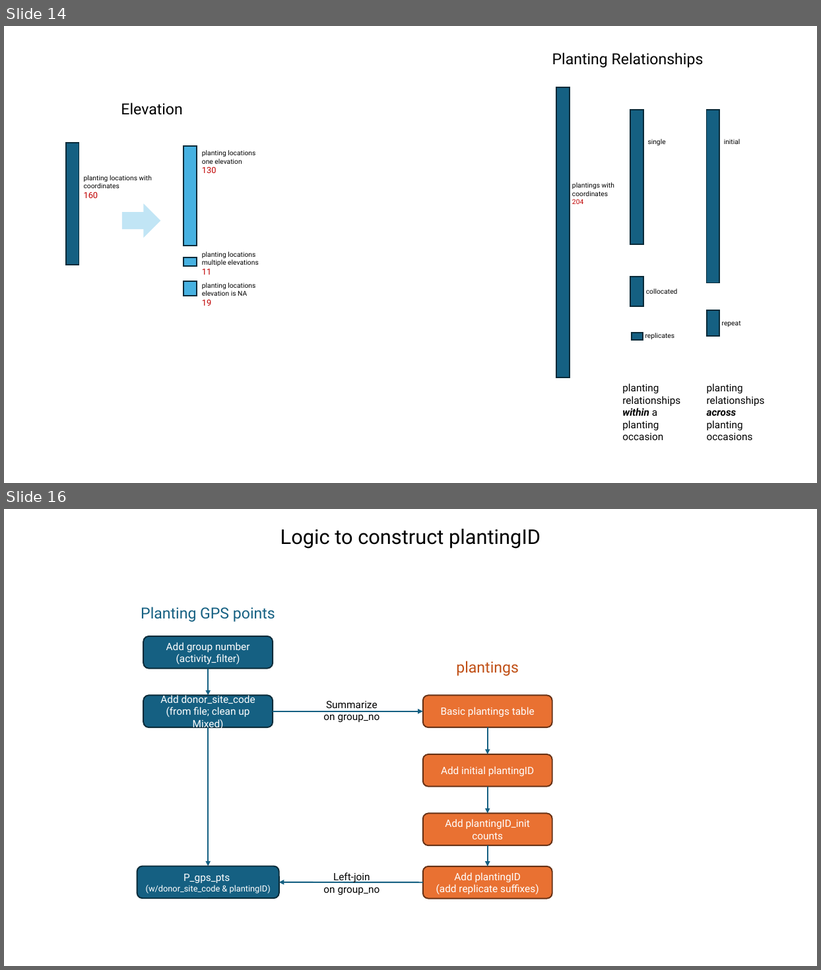
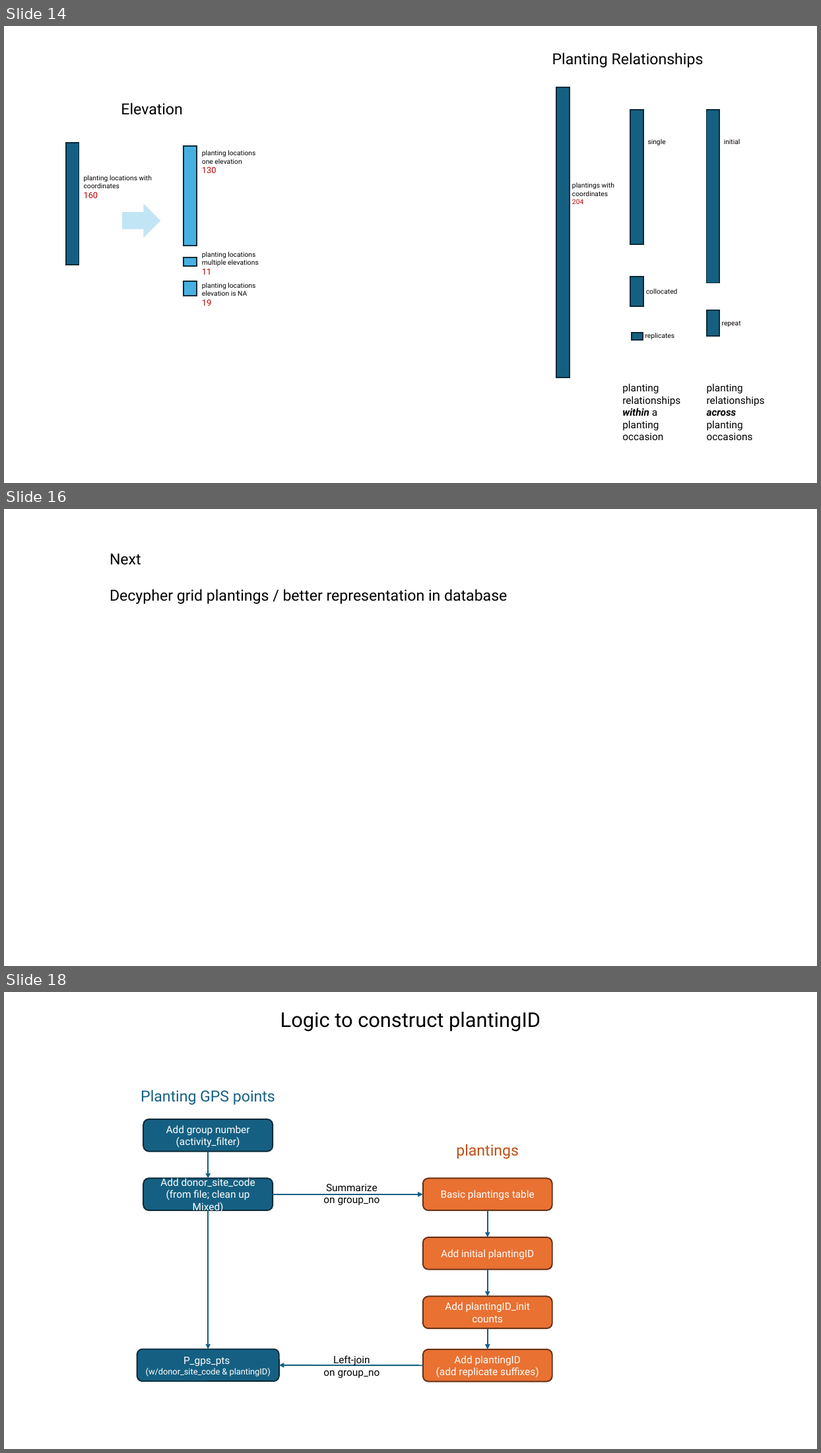
Before and after one commit to WA-Nearshore/seagrass-restoration-processing, a slide deck: docs/seagrass_restoration_storymap_notes.pptx. Shown one above the other, each under a label of ours: slides 14 and 16 before the commit, slides 14, 16 and 18 after it; the slides between them are not shown. The pictures are 821x970 and 821x1453 pixels, drawn with LibreOffice and Linux fonts; fonts in the diff are those of the drawing. Boxes give left, top, right and bottom in pixels: in the first picture for what was removed or moved away, otherwise in the second. Text is boxed around its words. In the diff, an @@ line names an element or a change of style, - is before the commit and + after.

```diff
--- a/docs/seagrass_restoration_storymap_notes.pptx
+++ b/docs/seagrass_restoration_storymap_notes.pptx
@@ slide 16 added at box(4, 509, 817, 966), background #FFFFFF @@
@@ text added at box(110, 553, 507, 604), 18 pt, text #000000 @@
+Next
+Decypher grid plantings / better representation in database
@@ what was slide 16 is now slide 18 @@
```
Also in this commit, not shown: 4 slides changed, 3 other slides added, 1 slide removed, 8 other files.
